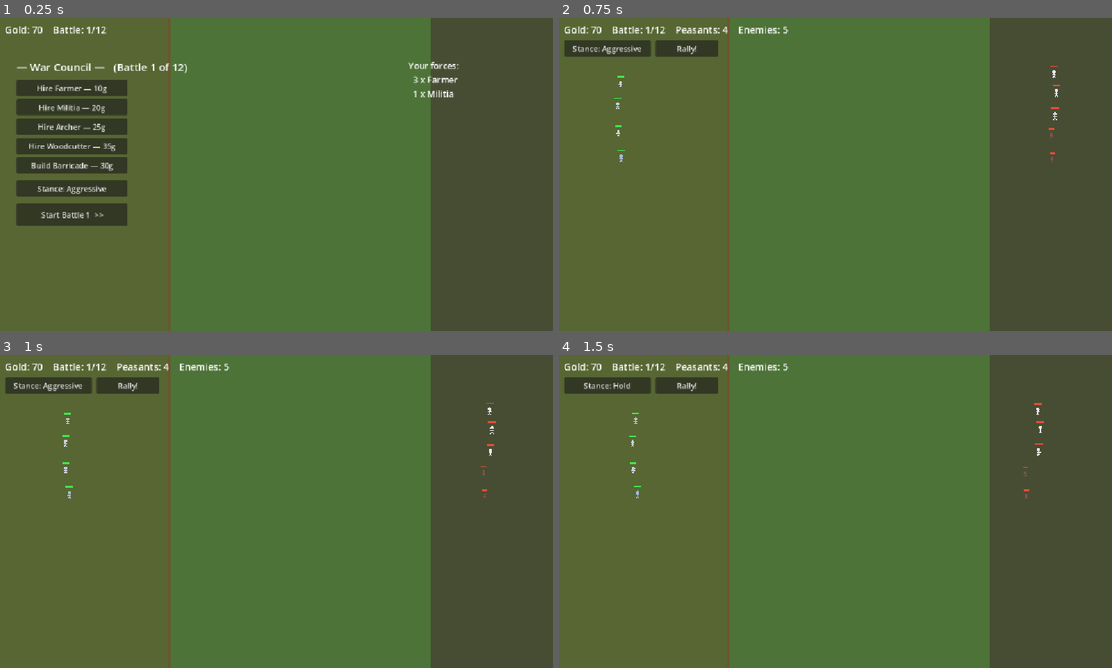
Above: before the commit, frames 1-4 (two rows, left to right).
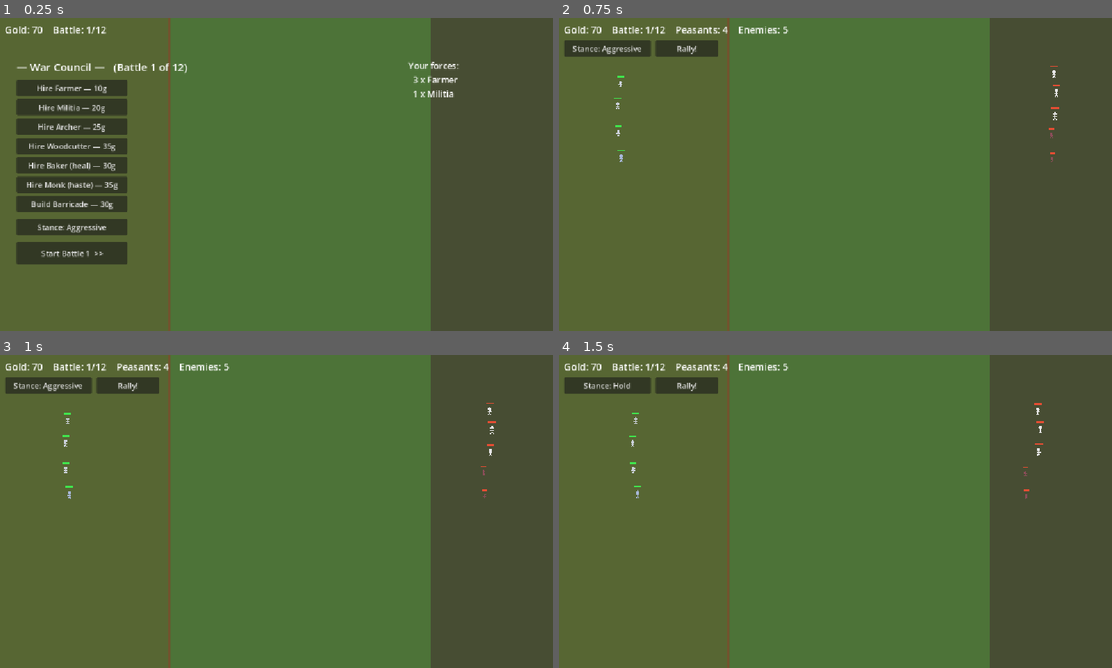
Above: after the commit, the same moments.

Repository: Jazzboy2567/protect-your-plot
Game: Godot game, scene res://Main.tscn
Two runs of this game, one before a commit and one after it. Both use one fixed random seed, a clock stepped at 60 frames per second and the inputs below.
Inputs:
- Up to frame 1 (0.25 s): no input
- Up to frame 2 (0.75 s): click "Start Battle 1 >>" at 0.5 s
- Up to frame 3 (1 s): no input
- Up to frame 4 (1.5 s): click "Stance: Aggressive" at 1.25 s

The runs differ from the first frame. In frame 1, 3.9% of the frame differs, in the area x 2-23%, y 46-79%; in frame 2, nothing differs; in frame 3, nothing differs; in frame 4, nothing differs.

Commit message:
Add combat depth: armor, armor-piercing, and aura support units
- Armor: flat damage reduction (min 1) on Bandit/Ram/Knight/boss
- Woodcutter now pierces armor, giving it a clear anti-armor role
- Baker (heal aura) and Monk (haste aura) support units + shop entries
- Auras collected in the existing ally pass; no extra iteration

Validated against Godot 4.7.2: seeded auto-play reaches the boss (battle 4)
with support units vs battle 3 bare, no runtime errors.

Diff:
--- a/scripts/GameData.gd
+++ b/scripts/GameData.gd
@@ -9,16 +9,18 @@
 	"farmer":     {"id":"farmer","name":"Farmer","hp":30,"damage":5,"range":6,"cooldown":1.0,"speed":55,"radius":7,"cost":10,"color":Color(0.80,0.82,0.86)},
 	"militia":    {"id":"militia","name":"Militia","hp":48,"damage":9,"range":8,"cooldown":0.9,"speed":60,"radius":8,"cost":20,"color":Color(0.66,0.72,0.85)},
 	"archer":     {"id":"archer","name":"Archer","hp":24,"damage":8,"range":150,"cooldown":1.1,"speed":50,"radius":7,"cost":25,"color":Color(0.60,0.80,0.62)},
-	"woodcutter": {"id":"woodcutter","name":"Woodcutter","hp":65,"damage":15,"range":9,"cooldown":1.4,"speed":45,"radius":9,"cost":35,"color":Color(0.72,0.62,0.50)},
+	"woodcutter": {"id":"woodcutter","name":"Woodcutter","hp":65,"damage":15,"range":9,"cooldown":1.4,"speed":45,"radius":9,"cost":35,"pierce":true,"color":Color(0.72,0.62,0.50)},
+	"baker":      {"id":"baker","name":"Baker","hp":34,"damage":4,"range":7,"cooldown":1.2,"speed":52,"radius":8,"cost":30,"aura":"heal","aura_range":95,"aura_value":5,"color":Color(0.86,0.78,0.55)},
+	"monk":       {"id":"monk","name":"Monk","hp":34,"damage":4,"range":7,"cooldown":1.2,"speed":52,"radius":8,"cost":35,"aura":"haste","aura_range":95,"aura_value":0.30,"color":Color(0.70,0.66,0.80)},
 	"barricade":  {"id":"barricade","name":"Barricade","hp":220,"damage":0,"range":0,"cooldown":1.0,"speed":0,"radius":14,"cost":30,"structure":true,"color":Color(0.50,0.35,0.20)},
 
 	# --- Enemies (right side) — reddish ---
 	"sheep":       {"id":"sheep","name":"Sheep","hp":18,"damage":2,"range":6,"cooldown":1.2,"speed":45,"radius":8,"drop":3,"color":Color(0.90,0.90,0.90)},
 	"rat":         {"id":"rat","name":"Plague Rat","hp":12,"damage":3,"range":5,"cooldown":0.7,"speed":72,"radius":5,"drop":2,"color":Color(0.55,0.30,0.35)},
-	"bandit":      {"id":"bandit","name":"Bandit","hp":36,"damage":7,"range":7,"cooldown":1.0,"speed":55,"radius":8,"drop":6,"color":Color(0.80,0.35,0.30)},
-	"ram":         {"id":"ram","name":"Ram","hp":58,"damage":12,"range":8,"cooldown":1.3,"speed":85,"radius":10,"drop":9,"color":Color(0.85,0.55,0.30)},
-	"knight":      {"id":"knight","name":"Knight","hp":130,"damage":18,"range":9,"cooldown":1.3,"speed":40,"radius":11,"drop":22,"color":Color(0.85,0.25,0.25)},
-	"black_death": {"id":"black_death","name":"The Black Death","hp":650,"damage":26,"range":13,"cooldown":1.1,"speed":30,"radius":22,"drop":70,"color":Color(0.50,0.10,0.35)},
+	"bandit":      {"id":"bandit","name":"Bandit","hp":36,"damage":7,"range":7,"cooldown":1.0,"speed":55,"radius":8,"drop":6,"armor":1,"color":Color(0.80,0.35,0.30)},
+	"ram":         {"id":"ram","name":"Ram","hp":58,"damage":12,"range":8,"cooldown":1.3,"speed":85,"radius":10,"drop":9,"armor":2,"color":Color(0.85,0.55,0.30)},
+	"knight":      {"id":"knight","name":"Knight","hp":130,"damage":18,"range":9,"cooldown":1.3,"speed":40,"radius":11,"drop":22,"armor":6,"color":Color(0.85,0.25,0.25)},
+	"black_death": {"id":"black_death","name":"The Black Death","hp":650,"damage":26,"range":13,"cooldown":1.1,"speed":30,"radius":22,"drop":70,"armor":8,"color":Color(0.50,0.10,0.35)},
 }
 
 # Build the enemy wave for battle number n (1-based). Every 4th battle is a boss.
--- a/scripts/Main.gd
+++ b/scripts/Main.gd
@@ -230,6 +230,8 @@
 		["Hire Militia", "militia"],
 		["Hire Archer", "archer"],
 		["Hire Woodcutter", "woodcutter"],
+		["Hire Baker (heal)", "baker"],
+		["Hire Monk (haste)", "monk"],
 		["Build Barricade", "barricade"],
 	]
 	for h in hires:
--- a/scripts/Unit.gd
+++ b/scripts/Unit.gd
@@ -21,6 +21,11 @@
 var stance: int = Stance.AGGRESSIVE
 var body_color: Color = Color(0.78, 0.80, 0.85)
 var gold_drop: int = 0
+var armor: float = 0.0                 # flat damage reduction (min 1 damage taken)
+var pierce: bool = false               # attacks ignore target armor
+var aura: String = ""                  # "", "heal", or "haste"
+var aura_range: float = 0.0
+var aura_value: float = 0.0            # heal = hp/sec to allies; haste = attack-speed bonus
 
 var target = null
 var _cd: float = 0.0
@@ -41,6 +46,11 @@
 	radius = float(def.get("radius", 7))
 	is_structure = bool(def.get("structure", false))
 	gold_drop = int(def.get("drop", 0))
+	armor = float(def.get("armor", 0))
+	pierce = bool(def.get("pierce", false))
+	aura = def.get("aura", "")
+	aura_range = float(def.get("aura_range", 0))
+	aura_value = float(def.get("aura_value", 0))
 	body_color = def.get("color", Color(0.78, 0.80, 0.85))
 	_cd = randf() * attack_cooldown
 
@@ -58,8 +68,10 @@
 	if target == null or not is_instance_valid(target) or target.hp <= 0.0:
 		target = main.get_nearest_enemy(self)
 
-	# Light separation so allies don't stack on one point.
+	# Single ally pass: light separation + collect nearby aura effects.
 	var sep := Vector2.ZERO
+	var haste := 0.0
+	var heal_rate := 0.0
 	for a in main.get_allies(self):
 		if a == self:
 			continue
@@ -68,8 +80,16 @@
 		var mind: float = radius + a.radius + 2.0
 		if dl > 0.001 and dl < mind:
 			sep += d / dl * (mind - dl)
+		if a.aura != "" and dl <= a.aura_range:
+			if a.aura == "haste":
+				haste += a.aura_value
+			elif a.aura == "heal":
+				heal_rate += a.aura_value
 	if sep != Vector2.ZERO:
 		global_position += sep * 0.5
+	if heal_rate > 0.0 and hp < max_hp:
+		hp = minf(max_hp, hp + heal_rate * delta)
+		queue_redraw()
 
 	if target == null:
 		return
@@ -79,18 +99,19 @@
 	var reach: float = attack_range + radius + target.radius
 	if dist <= reach:
 		if _cd <= 0.0:
-			_cd = attack_cooldown
-			target.take_damage(damage * main.damage_mult(team))
+			_cd = attack_cooldown / (1.0 + haste)
+			target.take_damage(damage * main.damage_mult(team), pierce)
 	elif stance != Stance.HOLD:
 		global_position += to_t / maxf(dist, 0.001) * move_speed * delta
 
-func take_damage(amount: float) -> void:
+func take_damage(amount: float, pierce_flag: bool = false) -> void:
 	if _dead:
 		return
-	hp -= amount
+	var dealt := amount if pierce_flag else maxf(1.0, amount - armor)
+	hp -= dealt
 	_flash = 0.12
-	if main and amount >= 3.0:
-		main.spawn_float_text(global_position + Vector2(0, -radius - 4), str(int(round(amount))), Color(1, 0.92, 0.45))
+	if main and dealt >= 3.0:
+		main.spawn_float_text(global_position + Vector2(0, -radius - 4), str(int(round(dealt))), Color(1, 0.92, 0.45))
 	queue_redraw()
 	if hp <= 0.0:
 		die()
